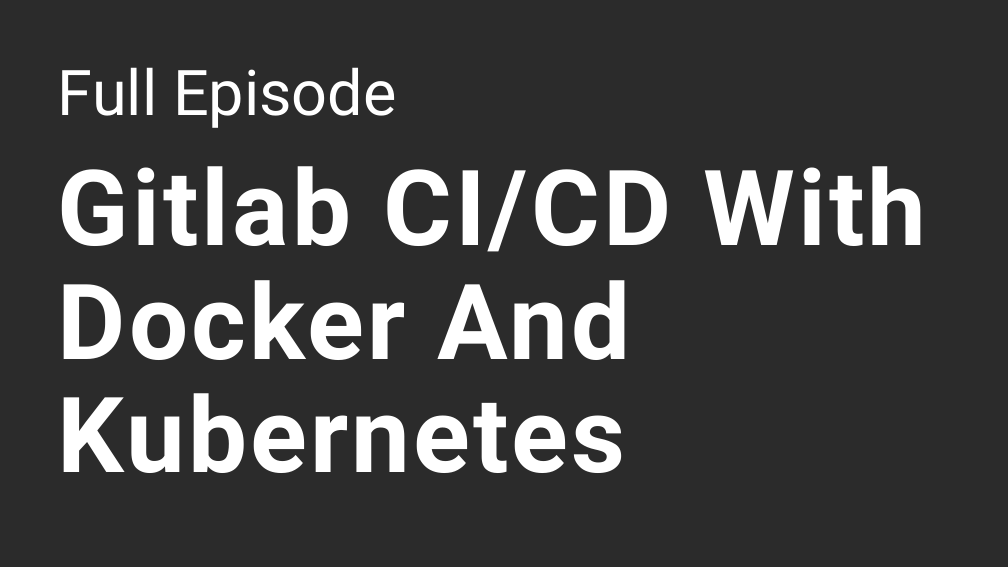
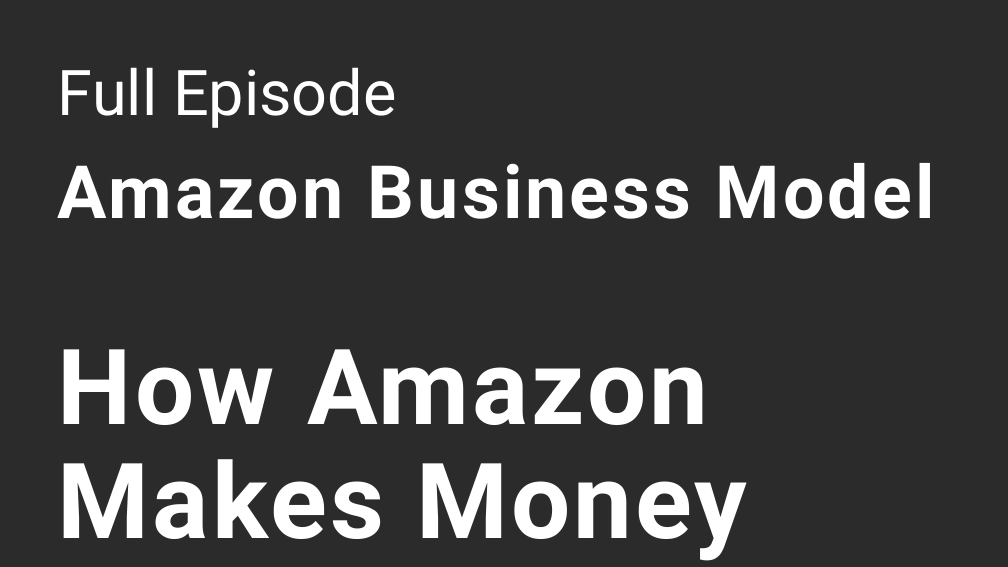
Before and after one commit to naruepanart/youtube-thumbnail, a slide deck: slide 3 of Youtube-Thumbnail.pptx. Drawn at 1008x567 pixels with LibreOffice and Linux fonts; fonts in the diff are those of the drawing; background and template pictures are left out; a plain dark background stands for a picture behind light text. Boxes give left, top, right and bottom in pixels: in the first picture for what was removed or moved away, otherwise in the second. Text is boxed around its words. In the diff, an @@ line names an element or a change of style, - is before the commit and + after.

```diff
--- a/Youtube-Thumbnail.pptx
+++ b/Youtube-Thumbnail.pptx
@@ title at [58, 163, 935, 561]: text changed; size 100 to 70 pt @@
-Gitlab CI/CD With Docker And Kubernetes
+Amazon Business Model
+How Amazon Makes Money
```
Also in this commit, not shown: 2 other slides changed, 1 slide added.
